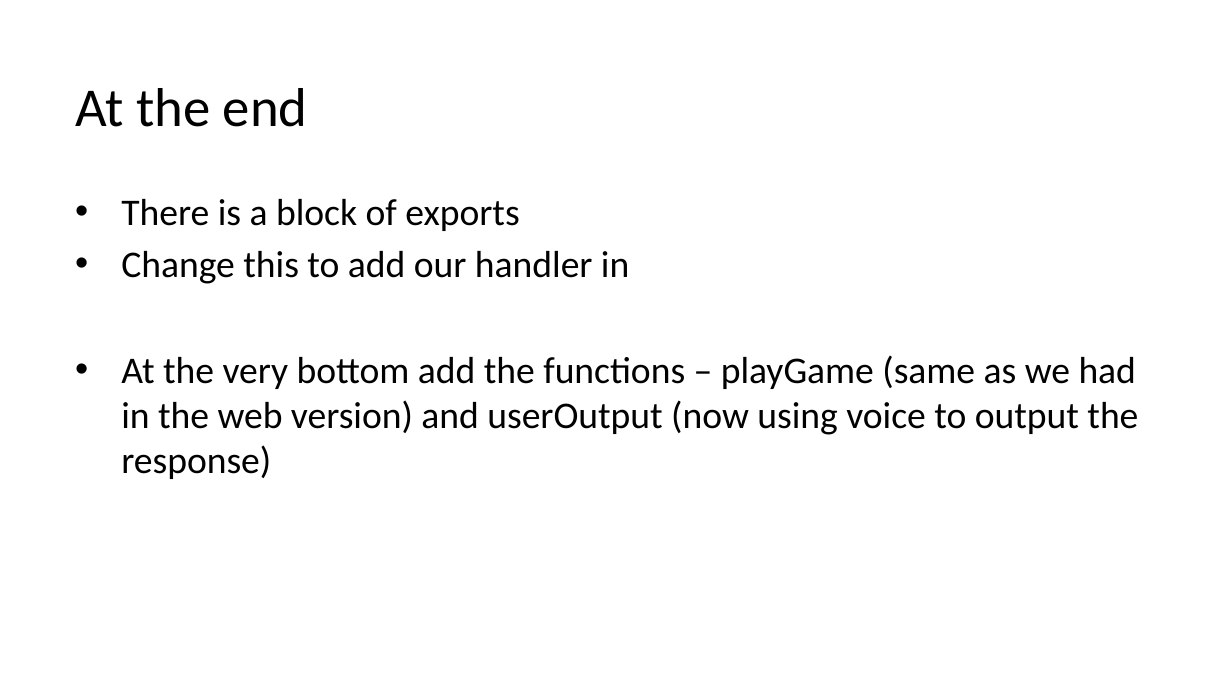
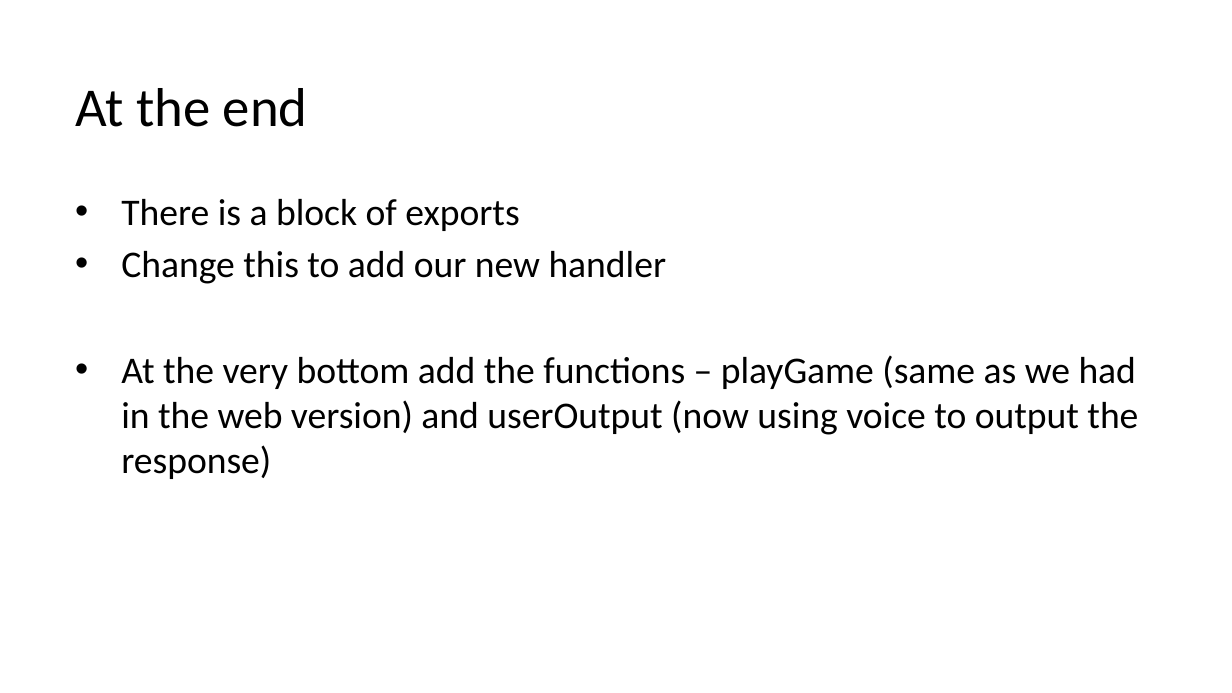
Before and after one commit to fi67/startPoint, a slide deck: slide 52 of rpsc2023.pptx (slide 51 before the commit). Drawn at 1232x693 pixels with LibreOffice and Linux fonts; fonts in the diff are those of the drawing; background and template pictures are left out. Boxes give left, top, right and bottom in pixels: in the first picture for what was removed or moved away, otherwise in the second. Text is boxed around its words. In the diff, an @@ line names an element or a change of style, - is before the commit and + after.

```diff
--- a/rpsc2023.pptx
+++ b/rpsc2023.pptx
@@ text at [121, 251, 667, 284]: text changed @@
-• Change this to add our handler in
+• Change this to add our new handler
```
Also in this commit, not shown: 9 other slides changed, 1 slide added, 1 slide removed, 1 other file.
